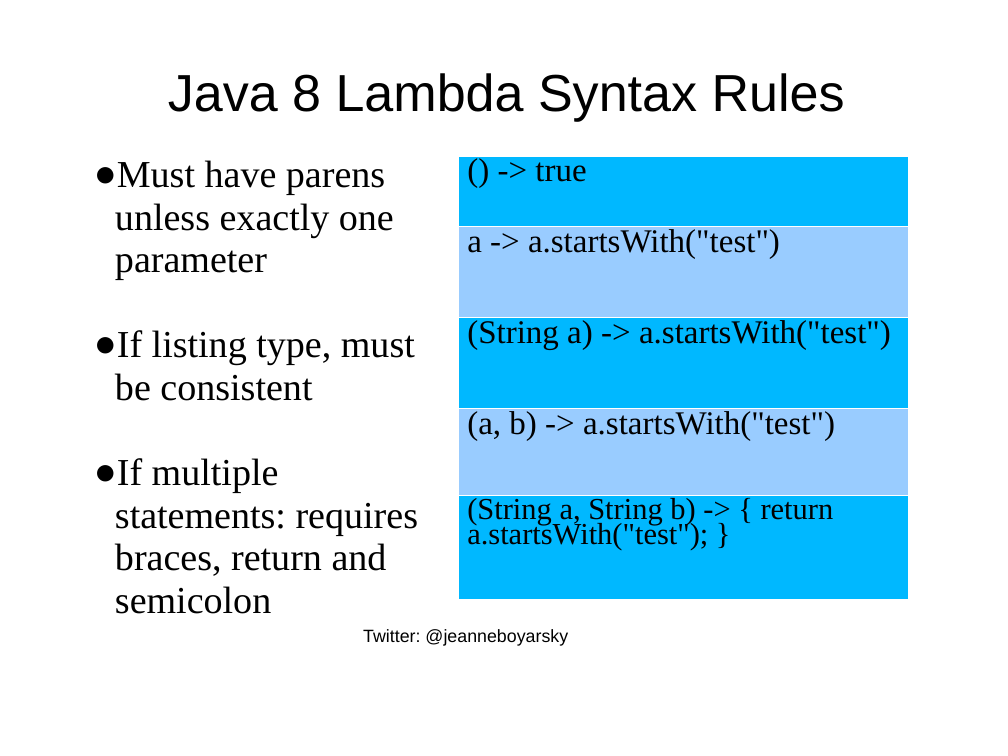
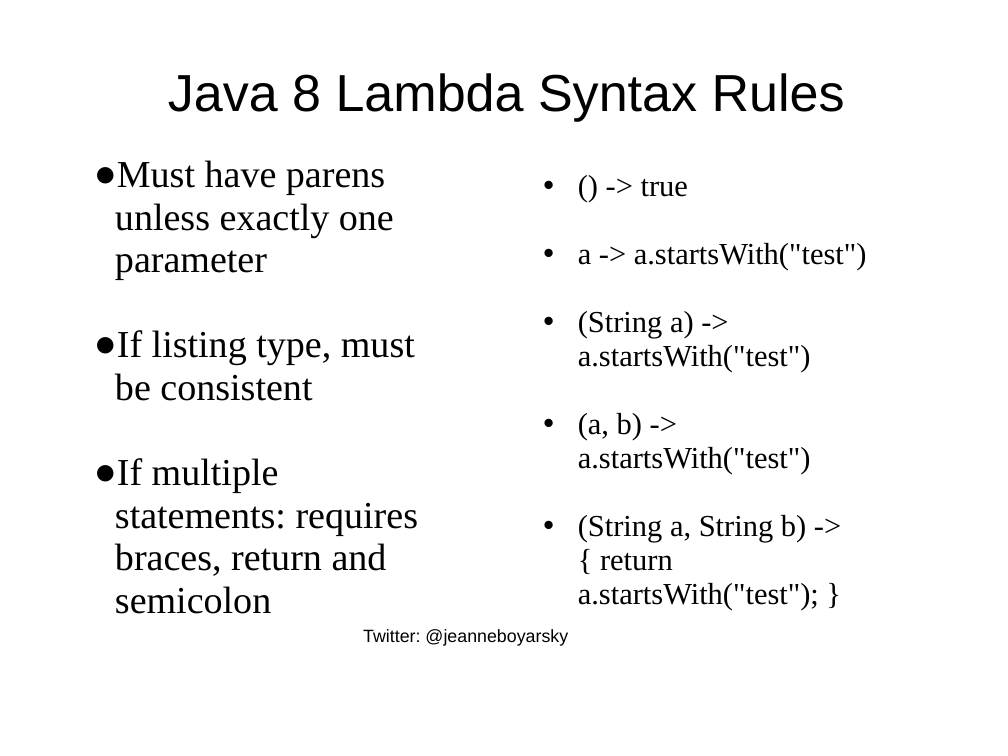
Before and after one commit to boyarsky/java-8-streams-by-puzzles, a slide deck: slide 9 of docs/Slides.ppt. Drawn at 1008x756 pixels with LibreOffice and Linux fonts; fonts in the diff are those of the drawing; background and template pictures are left out. Boxes give left, top, right and bottom in pixels: in the first picture for what was removed or moved away, otherwise in the second. Text is boxed around its words. In the diff, an @@ line names an element or a change of style, - is before the commit and + after.

```diff
--- a/docs/Slides.ppt
+++ b/docs/Slides.ppt
@@ table removed at (458, 155, 908, 599), 5 rows, 1 columns @@
-() -> true
-a -> a.startsWith("test")
-(String a) -> a.startsWith("test")
-(a, b) -> a.startsWith("test")
-(String a, String b) -> { return a.startsWith("test"); }
@@ text added at (578, 179, 867, 610), 24 pt, text #000000 @@
+• () -> true
+• a -> a.startsWith("test")
+• (String a) -> a.startsWith("test")
+• (a, b) -> a.startsWith("test")
+• (String a, String b) -> { return a.startsWith("test"); }
```
Also in this commit, not shown: 7 other slides changed.
